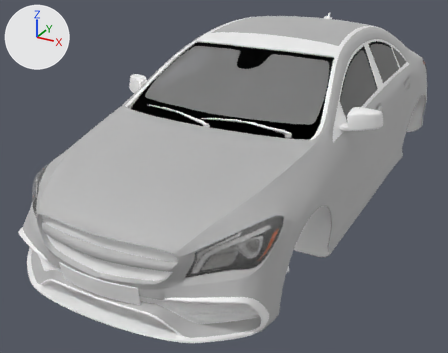
The FBX model bin/Data/Models/CivilianVehicle/CivilianVehicle.fbx: old version first, new version second.
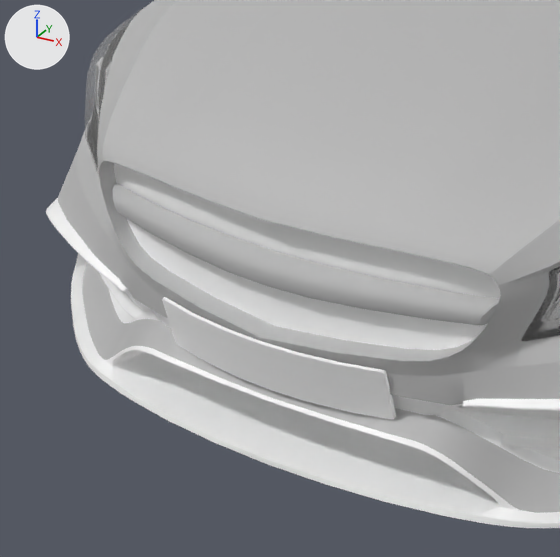
Each version appears first whole from a 50 mm lens placed at (0.0772, -0.1501, 0.0986), pointed at (-0.0102, 0.0087, 0.0192), and next in a close-up on the part from 0% to 44% of the width and 45% to 100% of the height. Every picture has the same lights, and +X, +Y and +Z are marked at upper left. Where no turn or scale is listed for an object, it has been applied to the vertices. Vertices at the same position are counted once.

The first close-up shows 'BodyPaint', 'Bottom', 'LightGlass', 'VehicleDetails'.
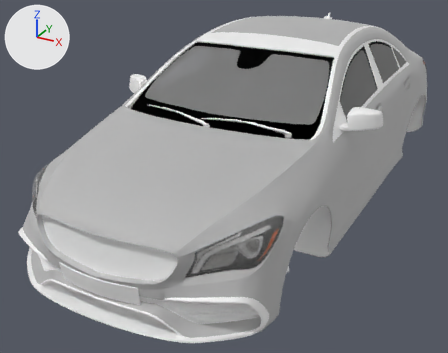
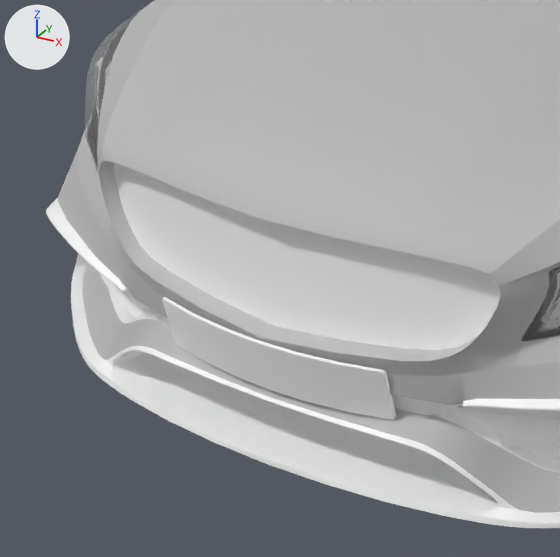
Commit message: Redesigned front grill in civilian vehicle.

Changed parts and their boxes [x1, y1, x2, y2] in the close-ups (560 x 557 px):
part 1 of me_bodypaint, cut back: before [101, 177, 500, 325]; after [101, 177, 128, 229]

Edits to the bpy script that builds the scene:
```text
Change me_bodypaint:
    used by ob_bodypaint; location = (0.0, 0.0, 0.0)
    remove me_bodypaint.from_pydata(...)  # 2528 vertices, 2368 faces; spans x -0.035..0.035, y -0.066..0.115, z 0.014..0.064
    add me_bodypaint.from_pydata(...)  # 2448 vertices, 2300 faces; spans x -0.035..0.035, y -0.066..0.115, z 0.014..0.064
    me_bodypaint part 1
    80 vertices are removed from x -0.018..0.018, y -0.065..-0.061, z 0.031..0.033
    74 faces are deleted
    2 vertices move within x -0.017..0.017, y -0.062, z 0.032
    6 new faces join them
```
